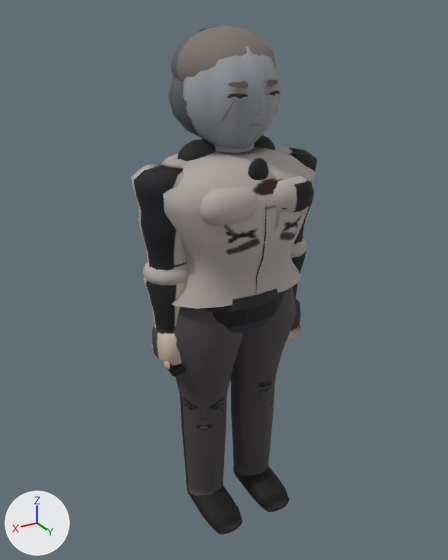
Before and after pictures for a commit that changed the glTF model assets/roster/models/joseokjung_a.glb.
Both versions are drawn from a 50 mm camera at (1.157, 1.89, 1.951) aimed at (0.007, -0.026, 0.993). The lights are fixed; the arrows at lower left show +X, +Y and +Z. The picture after the commit comes second. Vertices at exactly the same position are counted once.

Script lines for the objects in view, before the commit:
```python
me_mesh_0 = bpy.data.meshes.new('Mesh_0')
me_mesh_0.from_pydata(...)  # 4292 vertices, 7864 faces; spans x -0.37..0.37, y -0.24..0.25, z -0.03..1.91
me_mesh_0.materials.append(mat_material_0)
ob_body = bpy.data.objects.new('Body', me_mesh_0)
ob_body.location = (0.0, 0.0, 0.0)
```
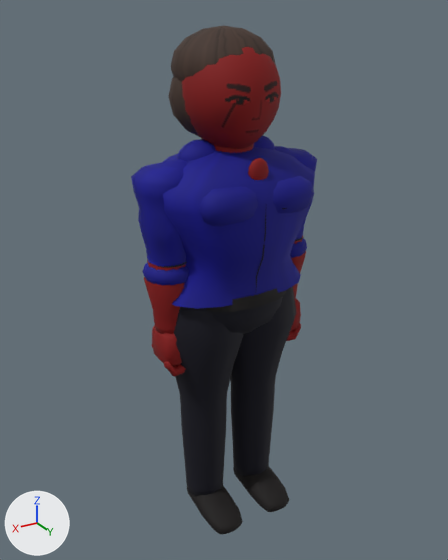
What changed in the scene script:
```text
Change me_mesh_0:
    used by ob_body; location = (0.0, 0.0, 0.0)
    remove me_mesh_0.from_pydata(...)  # 4292 vertices, 7864 faces; spans x -0.37..0.37, y -0.24..0.25, z -0.03..1.91
    add me_mesh_0.from_pydata(...)  # 3579 vertices, 6738 faces; spans x -0.37..0.37, y -0.24..0.25, z -0.03..1.91
    me_mesh_0 part 1: 16 loose pieces with 688 vertices, spanning x -0.1..0.11, y 0.13..0.18, z 1.6..1.76, are deleted
    me_mesh_0 part 2: 48 vertices moved from x -0.13..0.12, y -0.14..0.17, z 1.5..1.74 to x -0.09..0.09, y -0.11..0.17, z 1.5..1.74; 300 vertices removed from x -0.17..0.17, y -0.17..0.17, z 1.5..1.88; 275 vertices added at x -0.17..0.18, y -0.17..0.17, z 1.49..1.88
    me_mesh_0 part 3: 6171 kept faces spanning x -0.37..0.37, y -0.24..0.25, z -0.03..1.91 get new vertex colours
```

Boxes [x1, y1, x2, y2] around the edits, measured in the pictures (448 x 560 px; the box of a moved part takes in the faces that stretch with it):
part 1 of me_mesh_0, deleted
    before: [221, 79, 280, 128]
part 2 of me_mesh_0, moved or reshaped
    before: [183, 46, 281, 149]
    after: [182, 47, 281, 149]
part 3 of me_mesh_0, recoloured (darker)
    both: [131, 26, 317, 534]
